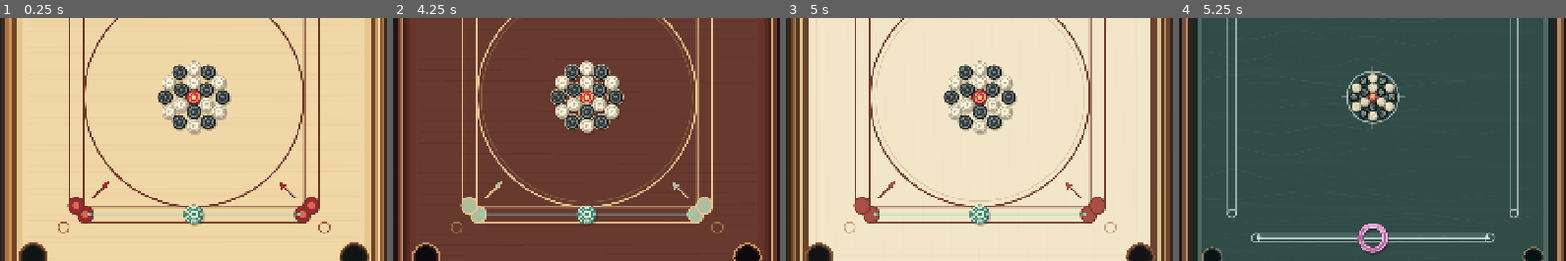
Above: before the commit, frames 1-4 (left to right).
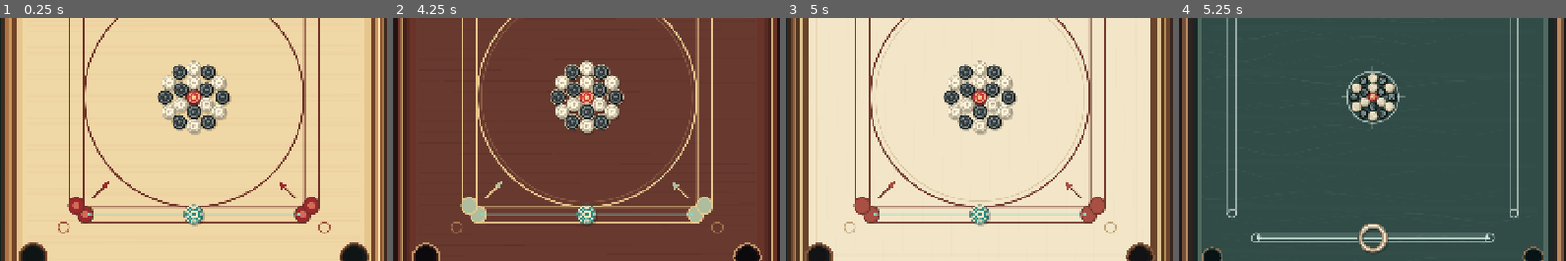
Above: after the commit, the same moments.

Repository: Tekknobot/carromclassic
Game: Godot game, scene res://scenes/main.tscn
The game is run twice, just before and just after one commit, with the same random seed, the same clock (stepped at 60 frames per second) and the same inputs.
Inputs:
- Up to frame 1 (0.25 s): no input
- Up to frame 2 (4.25 s): click "CLASSIC" at 0.5 s; click "CLASSIC" at 1.25 s; click "NEW MATCH" at 2 s; click "NEW MATCH" at 2.75 s; click "NEXT" at 3.5 s
- Up to frame 3 (5 s): click "NEXT" at 4.25 s
- Up to frame 4 (5.25 s): click "DUBOO" at 5 s
The pictures show only the part of the screen within x 7-57%, y 39-89%; the shares and areas given below are measured in that part.

Frames 1-3 are identical in both runs. In frame 4, 0.5% of the frame differs, in the area x 46-54%, y 84-97%.

Commit message:
Duboo striker redesign.

Diff:
--- a/scripts/carrom_board.gd
+++ b/scripts/carrom_board.gd
@@ -383,16 +383,17 @@
 			ornament = Color("#28897e")
 		if duboo_mode:
 			if kind == "striker":
-				# Thick, TRANSPARENT, open-centred magenta acrylic sliding ring,
-				# not an ivory solid striker with circles painted on its face.
-				var mid := (rad + CarromPhysics.DUBOO_RING_INNER_RADIUS) * 0.5
-				var band := rad - CarromPhysics.DUBOO_RING_INNER_RADIUS
-				draw_arc(pos + Vector2(1.3, 2.2), mid, 0, TAU, 96, Color(0.0, 0.0, 0.0, 0.34), band + 2.7, true)
-				draw_arc(pos, mid, 0, TAU, 96, Color("#5a284b"), band + 0.9, true)
-				draw_arc(pos, mid, 0, TAU, 96, Color("#be61a7", 0.94), band - 1.3, true)
-				draw_arc(pos, rad - 1.3, 0, TAU, 96, Color("#f5c1e5", 0.85), 1.6, true)
-				draw_arc(pos, CarromPhysics.DUBOO_RING_INNER_RADIUS + 0.8, 0, TAU, 96, Color("#f4d6e8", 0.84), 1.5, true)
-				draw_arc(pos, mid, -PI * 0.75, -PI * 0.15, 40, Color("#fff5fa", 0.50), 2.1, true)
+				# Traditional ivory Duboo striker with a large hollow centre.
+				# Dark outer rim, ivory body and subtle concentric detailing.
+				var inner := CarromPhysics.DUBOO_RING_INNER_RADIUS
+				var mid := (rad + inner) * 0.5
+				var band := rad - inner
+				draw_arc(pos + Vector2(1.5, 2.0), mid, 0, TAU, 96, Color(0, 0, 0, 0.25), band + 2.0, true)
+				draw_arc(pos, mid, 0, TAU, 96, Color("#514C43"), band + 0.5, true)
+				draw_arc(pos, mid, 0, TAU, 96, Color("#F2E6CC"), band - 2.5, true)
+				draw_arc(pos, rad - 1.8, 0, TAU, 96, Color("#9A8568"), 1.8, true)
+				draw_arc(pos, inner + 1.8, 0, TAU, 96, Color("#B7A184"), 1.6, true)
+				draw_arc(pos, mid, -PI * 0.75, -PI * 0.15, 40, Color("#FFFFFF", 0.35), 2.0, true)
 				continue
 			# Small polished white / dark / red counters against the dark stone.
 			if kind == "white":
